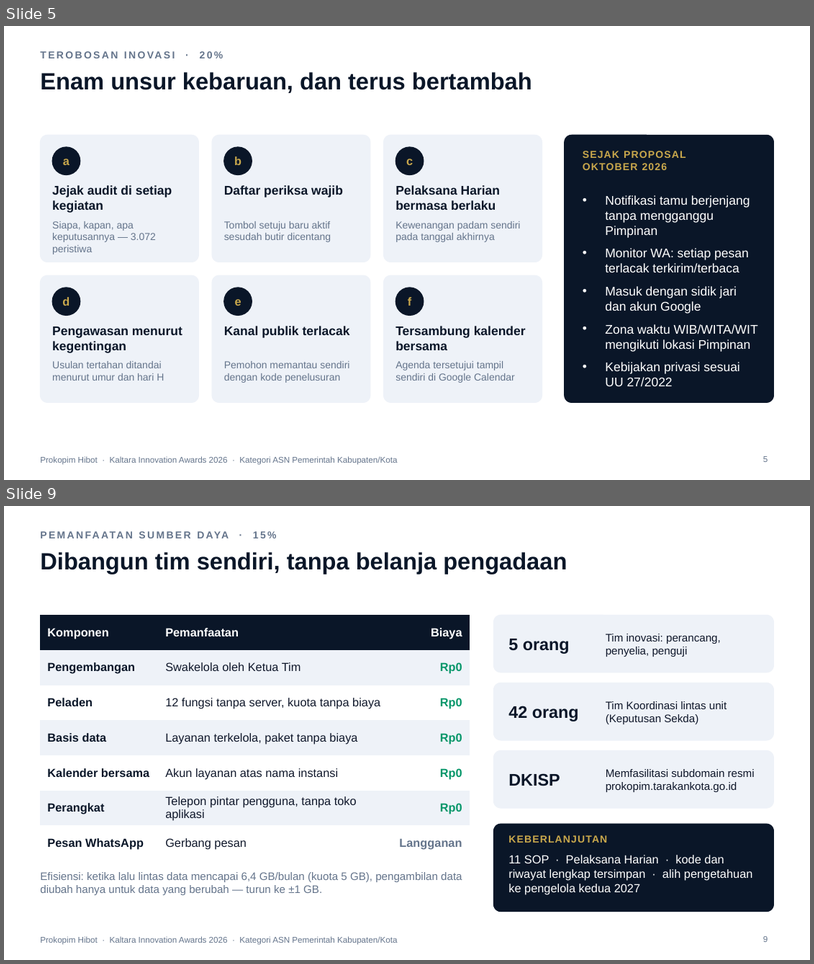
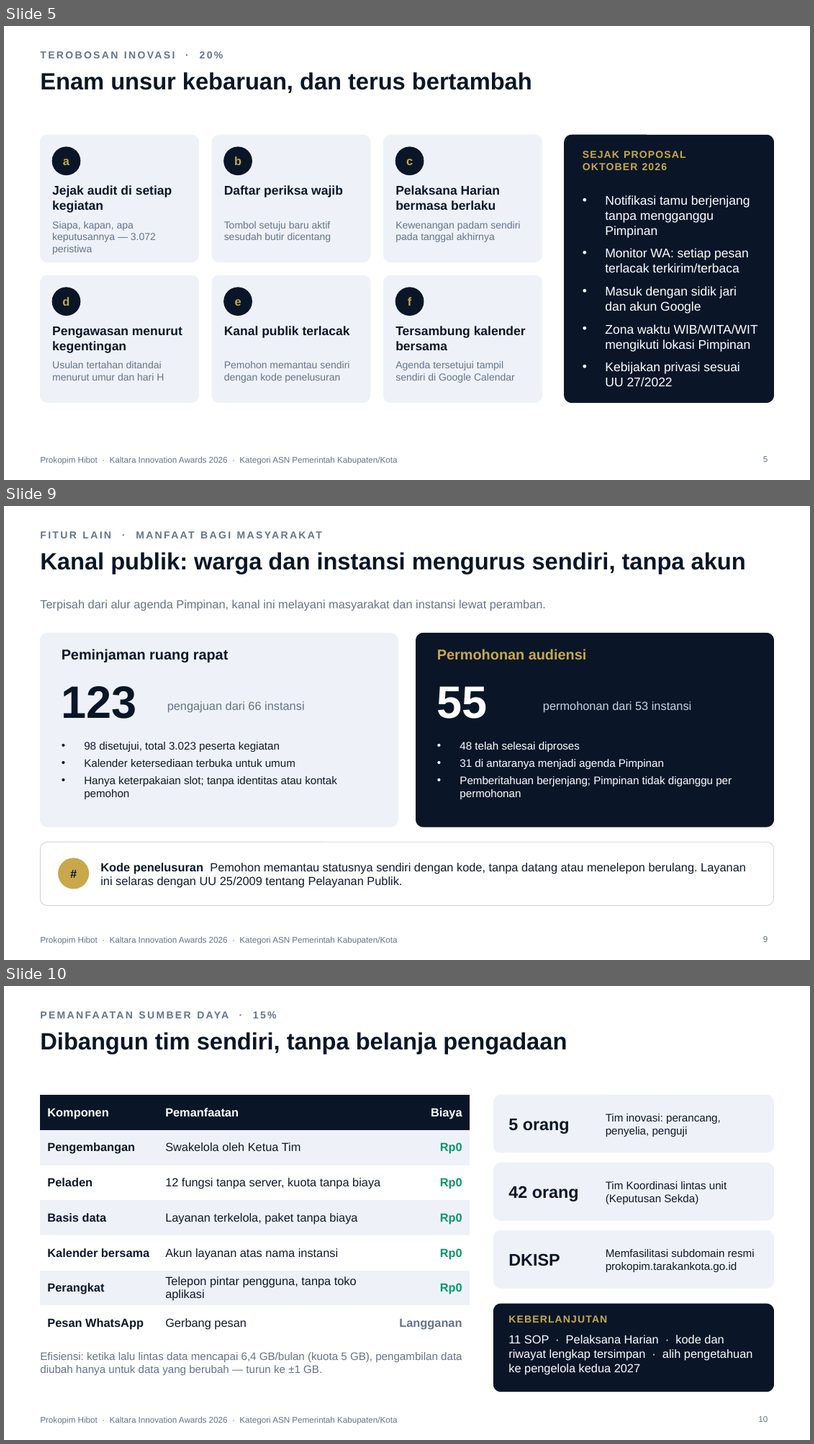
Before and after one commit to ega394/joyful-visuals, a slide deck: docs/lomba/kaltara/Paparan-Prokopim-Hibot-Kaltara-2026.pptx. Shown one above the other, each under a label of ours: slides 5 and 9 before the commit, slides 5, 9 and 10 after it; the slides between them are not shown. The pictures are 814x964 and 814x1444 pixels, drawn with LibreOffice and Linux fonts; fonts in the diff are those of the drawing; background and template pictures are left out. Boxes give left, top, right and bottom in pixels: in the first picture for what was removed or moved away, otherwise in the second. Text is boxed around its words. In the diff, an @@ line names an element or a change of style, - is before the commit and + after.

```diff
--- a/docs/lomba/kaltara/Paparan-Prokopim-Hibot-Kaltara-2026.pptx
+++ b/docs/lomba/kaltara/Paparan-Prokopim-Hibot-Kaltara-2026.pptx
@@ slide 9 added at [4,506,810,960], background #FFFFFF; not listed: 1 template element that a slide beside it also shows @@
@@ text added at [40,531,111,538], 12 pt, text #64748B, bold @@
+FITUR LAIN · MANFAAT BAGI MASYARAKAT
@@ title added at [40,552,746,574], 28 pt, text #0A1628, bold @@
+Kanal publik: warga dan instansi mengurus sendiri, tanpa akun
@@ text added at [40,600,546,611], 14 pt, text #64748B @@
+Terpisah dari alur agenda Pimpinan, kanal ini melayani masyarakat dan instansi lewat peramban.
@@ rounded rectangle added at [40,633,399,826], fill #EEF2F8, outline #EEF2F8 0.75 pt @@
@@ rounded rectangle added at [417,633,774,826], fill #0A1628, outline #0A1628 0.75 pt @@
@@ text added at [62,649,229,662], 17 pt, text #0A1628, bold @@
+Peminjaman ruang rapat
@@ text added at [437,649,587,659], 17 pt, text #C9A84C, bold @@
+Permohonan audiensi
@@ text added at [62,686,137,718], 54 pt, text #0A1628, bold @@
+123
@@ text added at [437,686,488,718], 54 pt, text #FFFFFF, bold @@
+55
@@ text added at [167,701,304,713], 14 pt, text #64748B @@
+pengajuan dari 66 instansi
@@ text added at [543,701,692,713], 14 pt, text #CBD5E1 @@
+permohonan dari 53 instansi
@@ text added at [84,741,337,799], 13 pt, text #0F172A @@
+• 98 disetujui, total 3.023 peserta kegiatan
+• Kalender ketersediaan terbuka untuk umum
+• Hanya keterpakaian slot; tanpa identitas atau kontak pemohon
@@ text added at [460,741,732,799], 13 pt, text #FFFFFF @@
+• 48 telah selesai diproses
+• 31 di antaranya menjadi agenda Pimpinan
+• Pemberitahuan berjenjang; Pimpinan tidak diganggu per permohonan
@@ rounded rectangle added at [40,842,774,906], fill #FFFFFF, outline #CBD5E1 0.75 pt @@
@@ ellipse added at [59,858,89,888], fill #C9A84C, outline #C9A84C 1 pt @@
@@ text added at [59,858,89,888], 14 pt, text #0A1628, bold @@
+#
@@ text added at [100,862,746,888], 14 pt, text #0F172A @@
+Kode penelusuran Pemohon memantau statusnya sendiri dengan kode, tanpa datang atau menelepon berulang. Layanan ini selaras dengan UU 25/2009 tentang Pelayanan Publik.
@@ page number added at [764,936,768,942], 10 pt, text #64748B @@
+9
@@ what was slide 9 is now slide 10 @@
@@ page number at [759,1416,768,1422]: text changed @@
-9
+10
```
Also in this commit, not shown: 3 slides changed, 14 other files.
